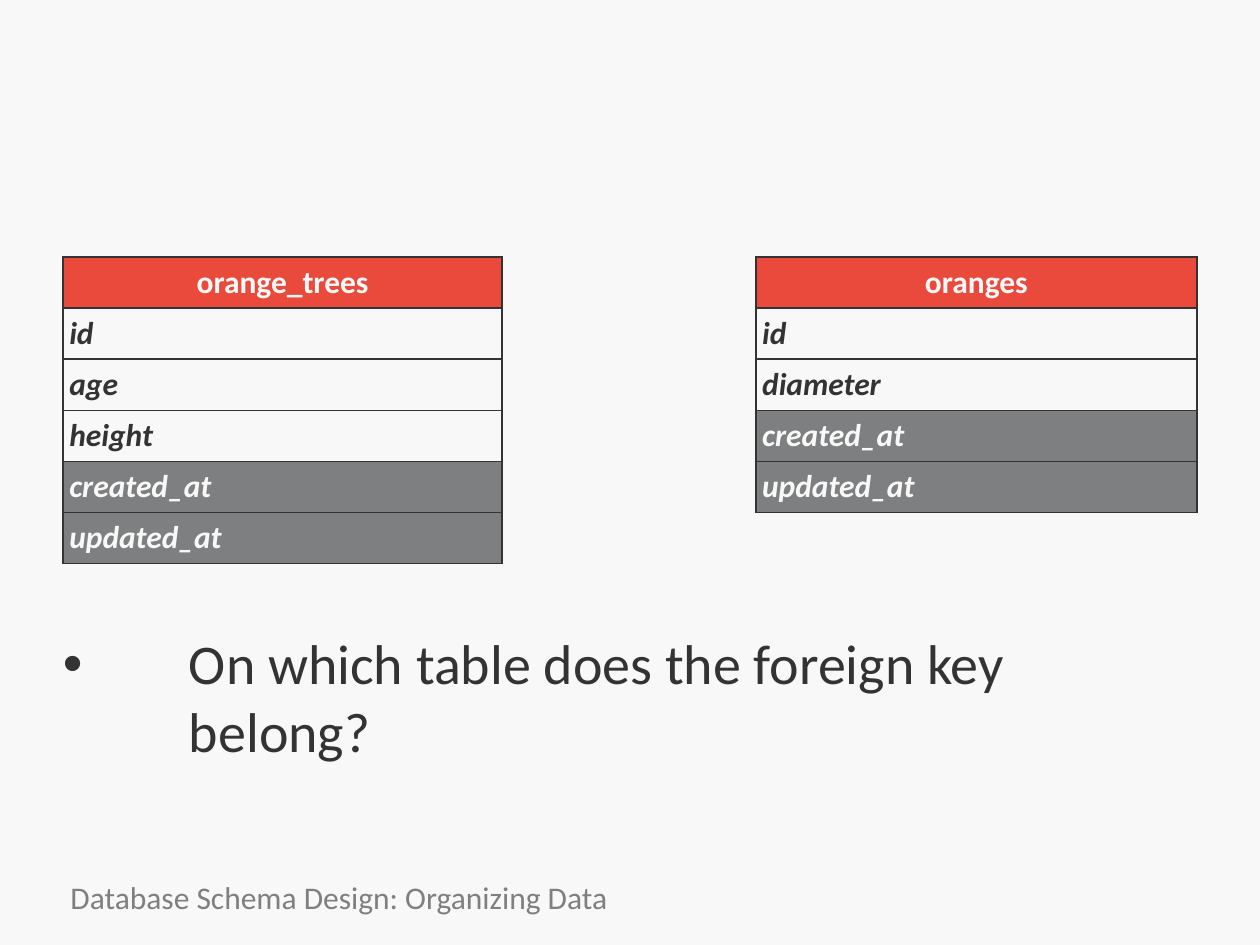
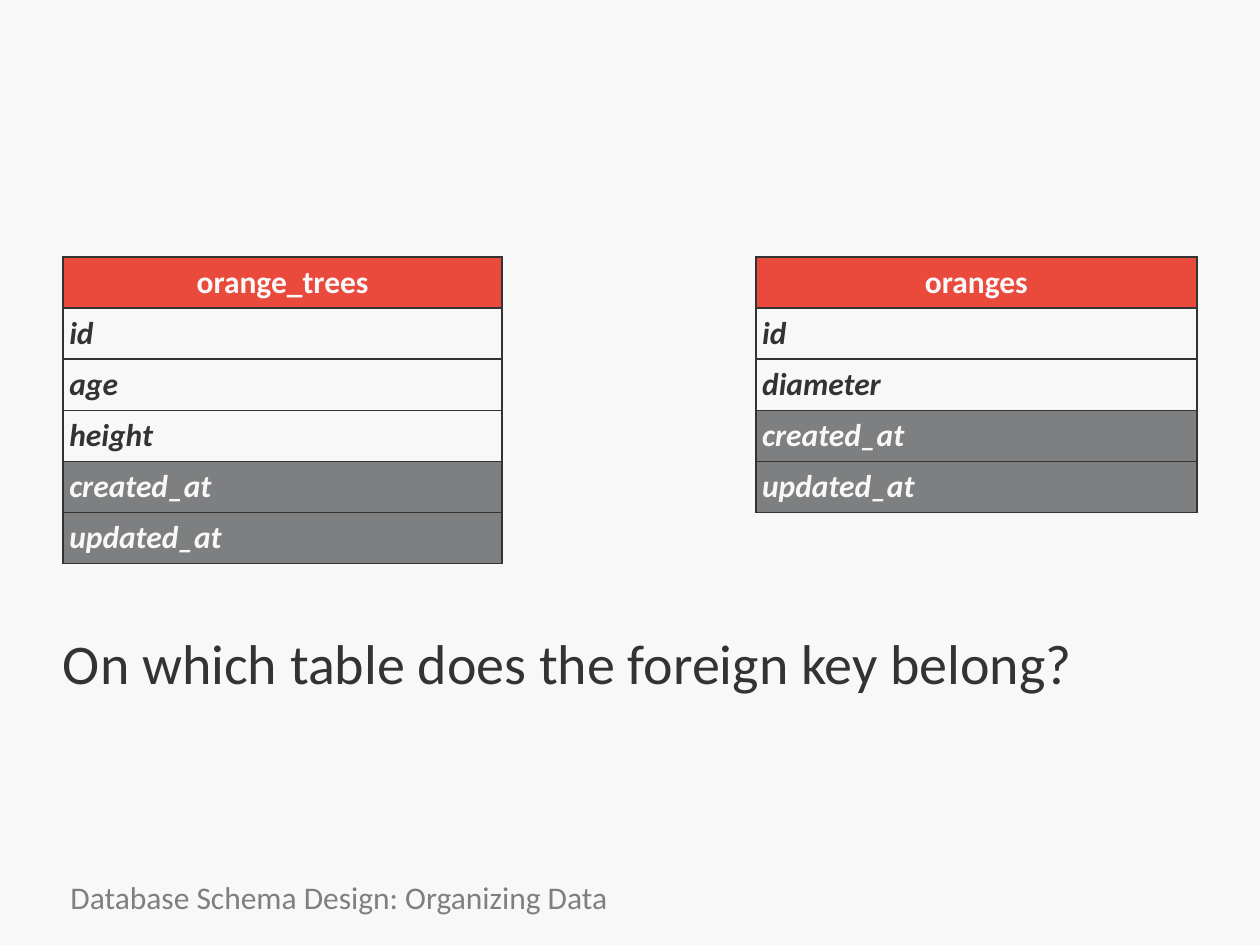
Before and after one commit to bootcoder/sql_schema_design_basics, a slide deck: slide 32 of HTC-schema-sql.pptx. Drawn at 1260x945 pixels with LibreOffice and Linux fonts; fonts in the diff are those of the drawing; background and template pictures are left out. Boxes give left, top, right and bottom in pixels: in the first picture for what was removed or moved away, otherwise in the second. Text is boxed around its words. In the diff, an @@ line names an element or a change of style, - is before the commit and + after.

```diff
--- a/HTC-schema-sql.pptx
+++ b/HTC-schema-sql.pptx
@@ text "On which table does the ..." at <box>63,645,1071,694</box>: bullet • to none @@
```
Also in this commit, not shown: 9 other slides changed, 4 slides added, 4 slides removed.
